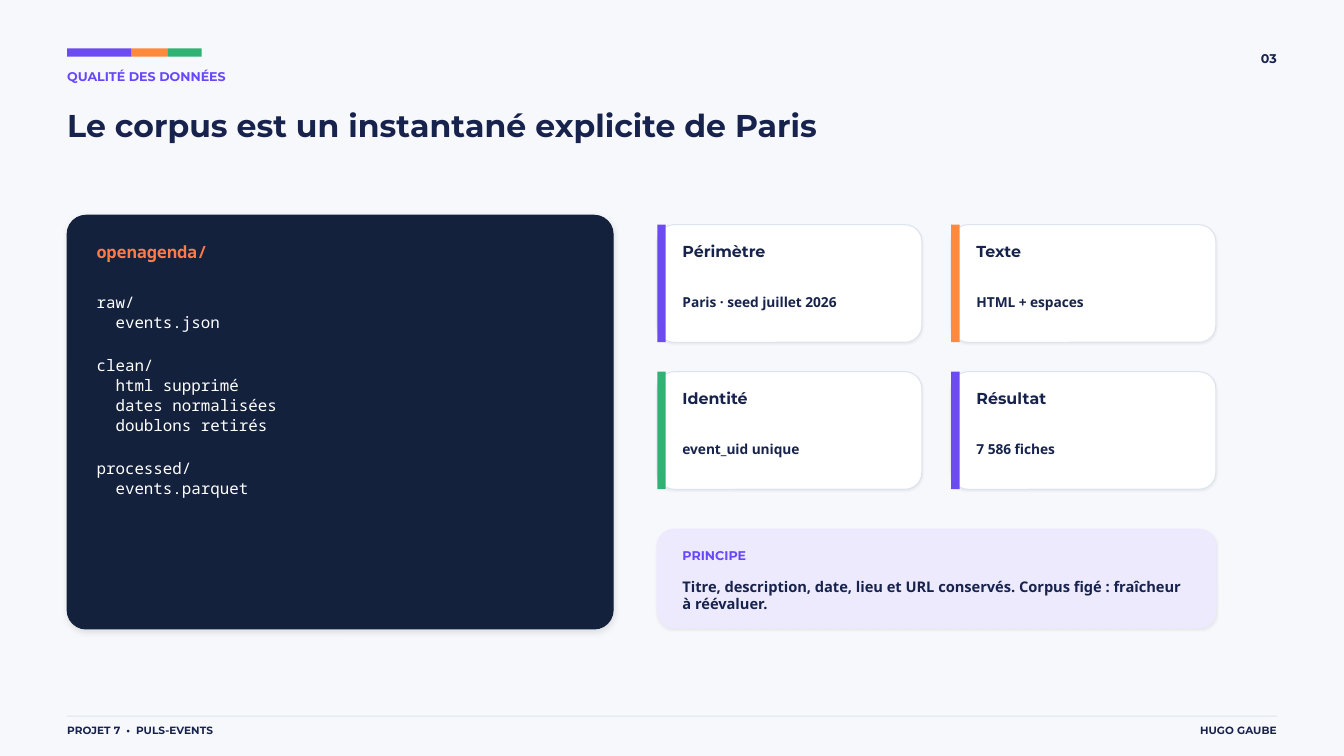
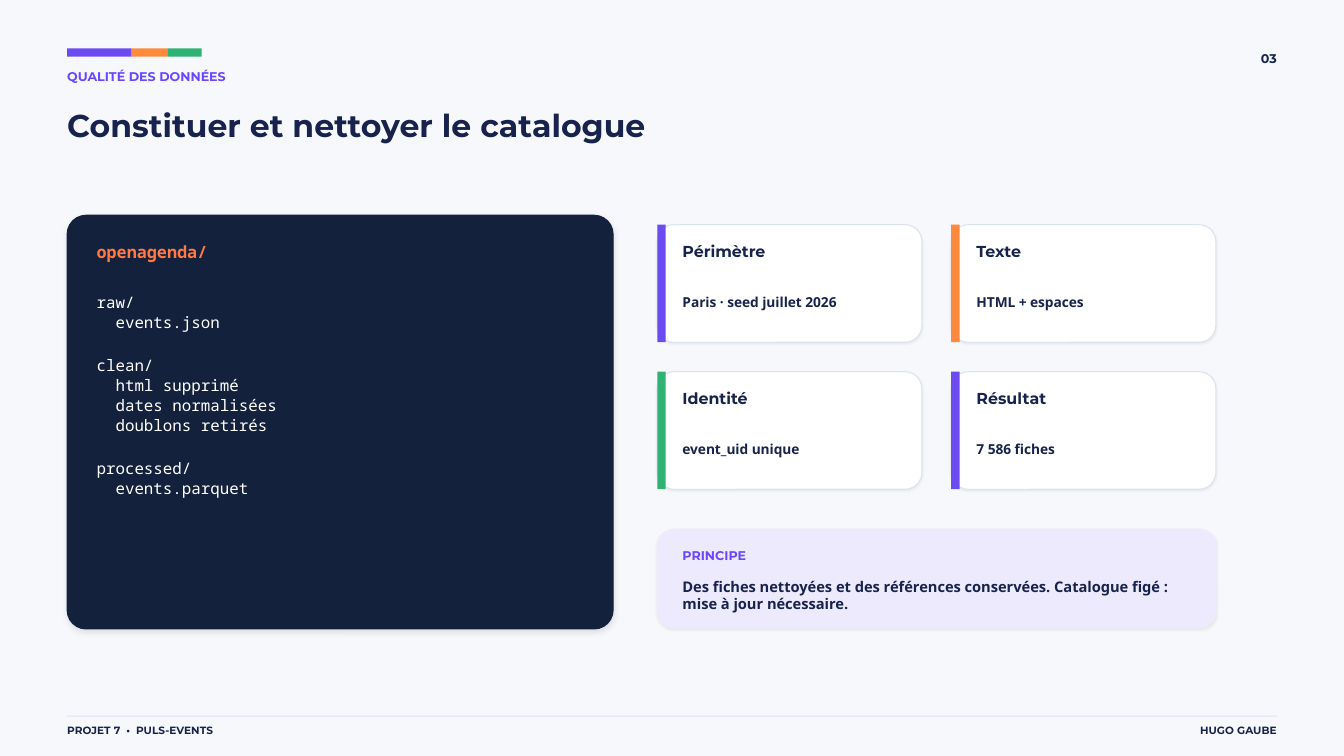
Before and after one commit to hgbe-GH/Projet7, a slide deck: slide 3 of outputs/openagenda-rag-soutenance.pptx. Drawn at 1344x756 pixels with LibreOffice and Linux fonts; fonts in the diff are those of the drawing. Boxes give left, top, right and bottom in pixels: in the first picture for what was removed or moved away, otherwise in the second. Text is boxed around its words. In the diff, an @@ line names an element or a change of style, - is before the commit and + after.

Commit message:
docs: guider la soutenance avec l'analogie du catalogue

```diff
--- a/outputs/openagenda-rag-soutenance.pptx
+++ b/outputs/openagenda-rag-soutenance.pptx
@@ text at [67,112,645,144]: text changed @@
-Le corpus est un instantané explicite de Paris
+Constituer et nettoyer le catalogue
@@ text at [682,580,1160,613]: text changed @@
-Titre, description, date, lieu et URL conservés. Corpus figé : fraîcheur à réévaluer.
+Des fiches nettoyées et des références conservées. Catalogue figé : mise à jour nécessaire.
```
Also in this commit, not shown: 11 other slides changed, 22 other files.
